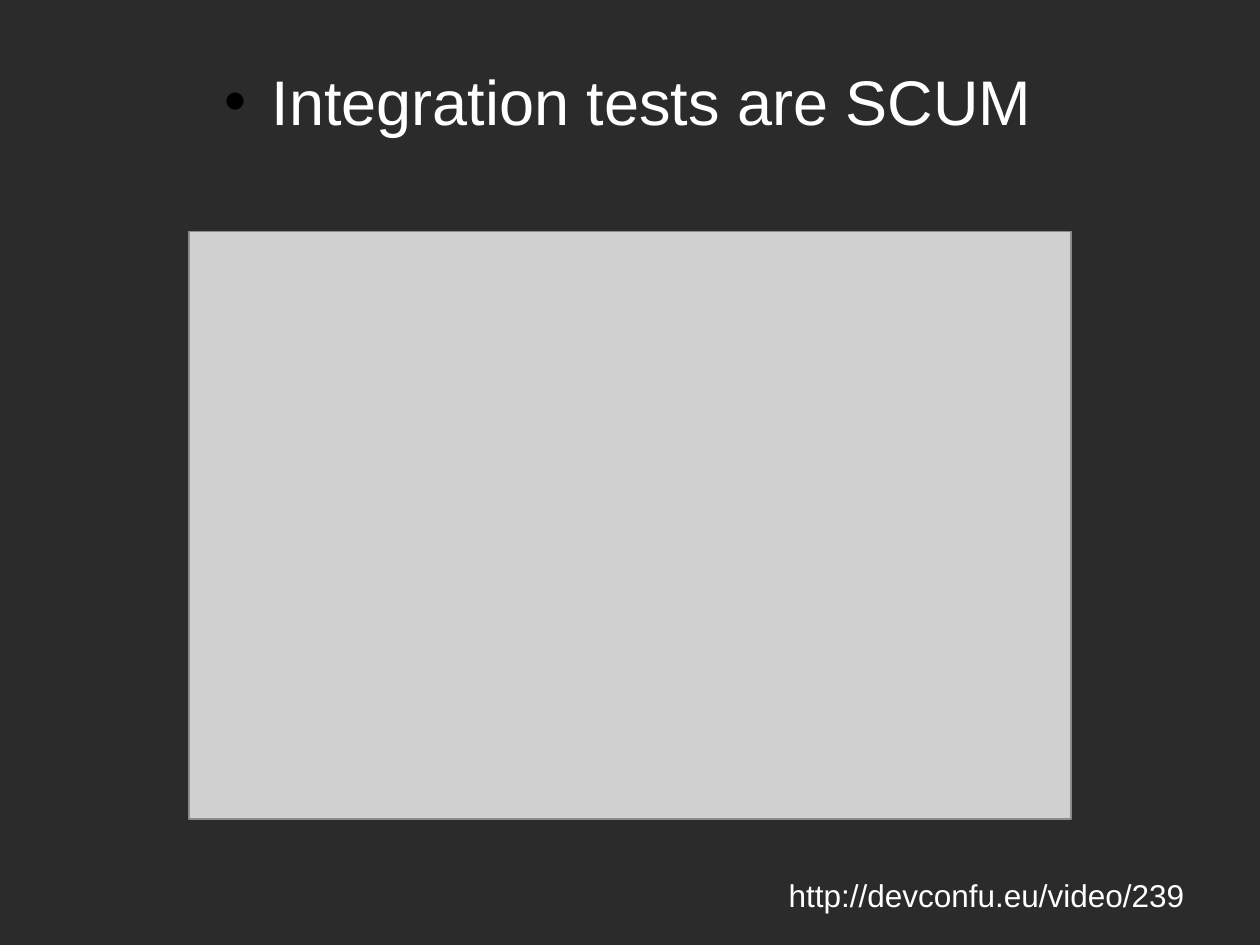
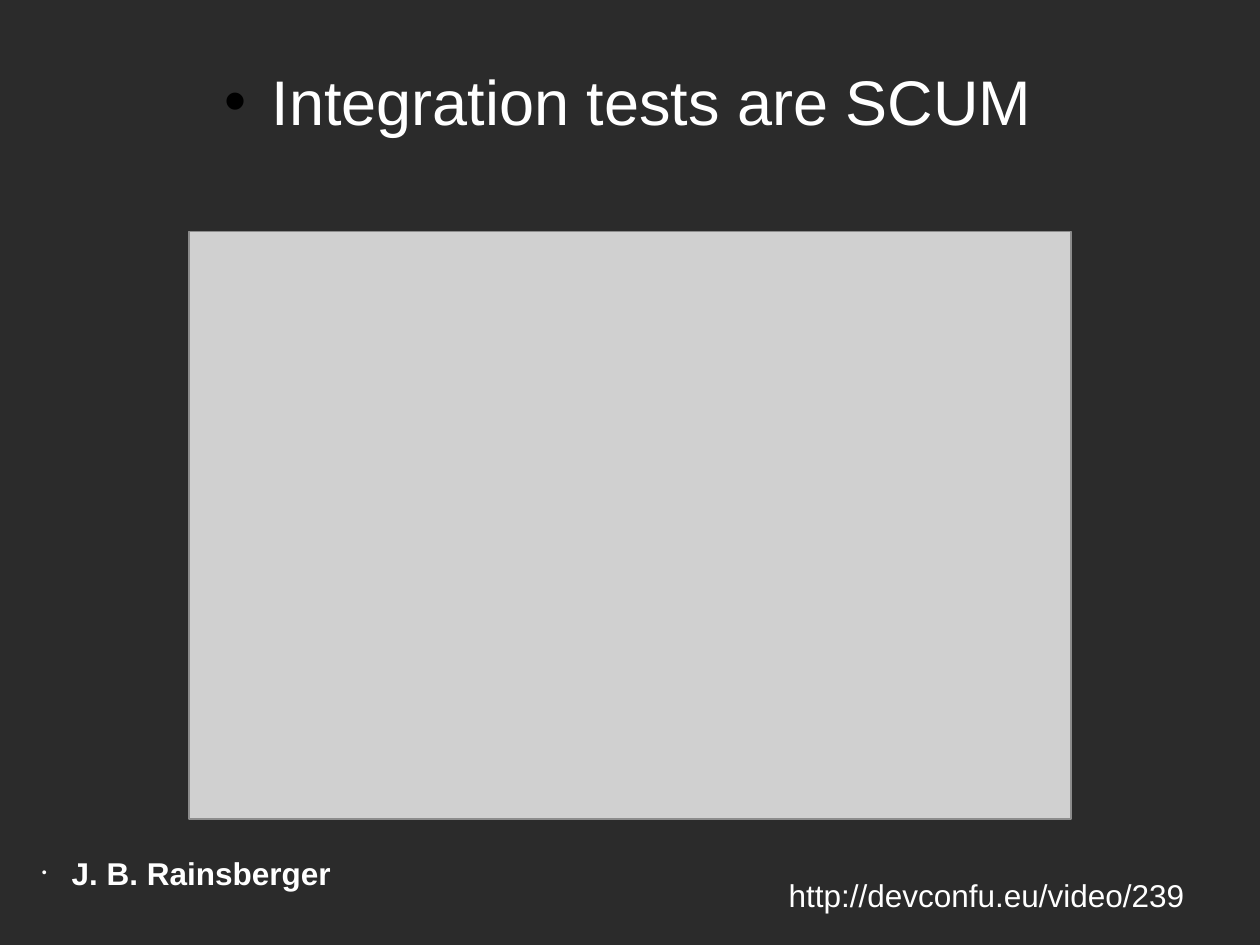
Before and after one commit to asolntsev/presentations, a slide deck: slide 12 of ui-tests/the_fast_and_the_continuous.seleniumcamp2014.odp (slide 11 before the commit). Drawn at 1260x945 pixels with LibreOffice and Linux fonts; fonts in the diff are those of the drawing; grey boxes stand for pictures; background and template pictures are left out; a plain dark background stands for a picture behind light text. Boxes give left, top, right and bottom in pixels: in the first picture for what was removed or moved away, otherwise in the second. Text is boxed around its words. In the diff, an @@ line names an element or a change of style, - is before the commit and + after.

```diff
--- a/ui-tests/the_fast_and_the_continuous.seleniumcamp2014.odp
+++ b/ui-tests/the_fast_and_the_continuous.seleniumcamp2014.odp
@@ text added at (72, 862, 331, 891), 18 pt, text #FFFFFF, bold @@
+• J. B. Rainsberger
```
Also in this commit, not shown: 5 other slides changed, 22 slides added, 3 slides removed.
